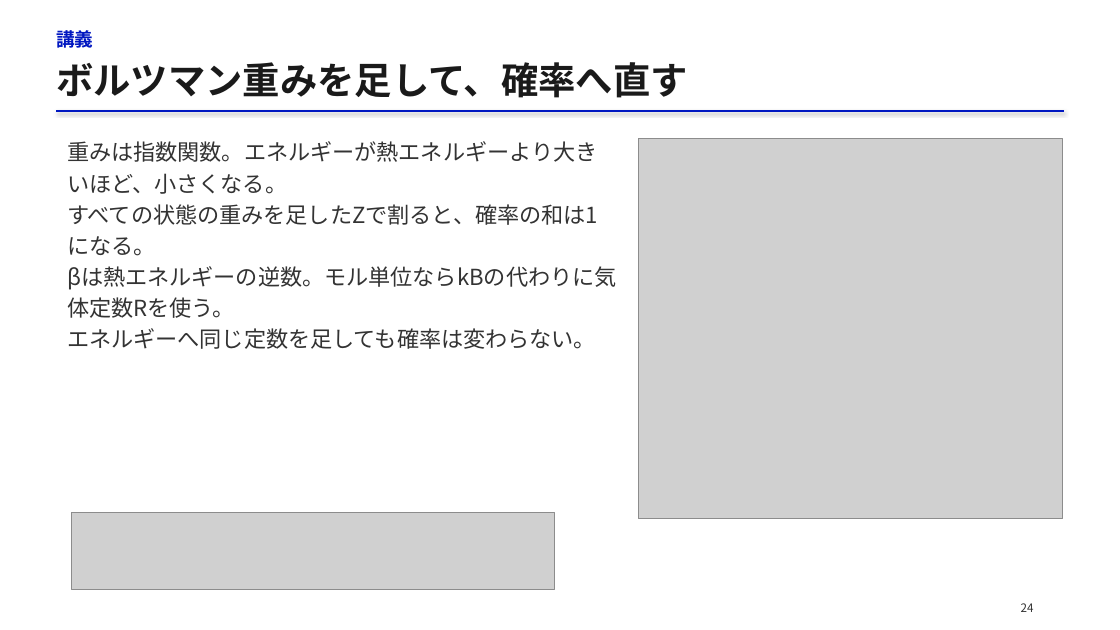
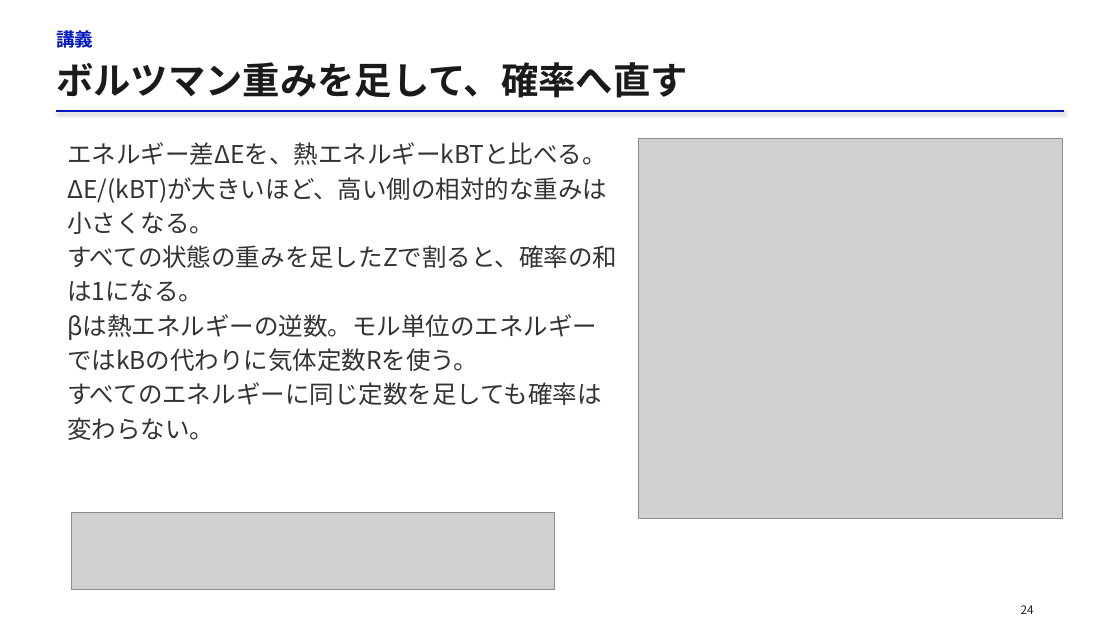
Before and after one commit to matsunagalab/lecture_bioinfo, a slide deck: slide 24 of 09_分子の相互作用と構造の安定性/09_分子の相互作用と構造の安定性.pptx. Drawn at 1120x630 pixels with LibreOffice and Linux fonts; fonts in the diff are those of the drawing; grey boxes stand for pictures. Boxes give left, top, right and bottom in pixels: in the first picture for what was removed or moved away, otherwise in the second. Text is boxed around its words. In the diff, an @@ line names an element or a change of style, - is before the commit and + after.

```diff
--- a/09_分子の相互作用と構造の安定性/09_分子の相互作用と構造の安定性.pptx
+++ b/09_分子の相互作用と構造の安定性/09_分子の相互作用と構造の安定性.pptx
@@ text at (x1=67, y1=142, x2=607, y2=234): text changed; size 19 to 21 pt @@
-重みは指数関数。エネルギーが熱エネルギーより大きいほど、小さくなる。
+エネルギー差ΔEを、熱エネルギーkBTと比べる。ΔE/(kBT)が大きいほど、高い側の相対的な重みは小さくなる。
@@ text at (x1=67, y1=245, x2=617, y2=302): size 19 to 21 pt in "すべての状態の重みを足したZで割ると、確率の和は1になる。"; line spacing 26.6pt to 29.4pt @@
@@ text at (x1=67, y1=314, x2=601, y2=440): text changed; size 19 to 21 pt @@
-βは熱エネルギーの逆数。モル単位ならkBの代わりに気体定数Rを使う。
-エネルギーへ同じ定数を足しても確率は変わらない。
+βは熱エネルギーの逆数。モル単位のエネルギーではkBの代わりに気体定数Rを使う。
+すべてのエネルギーに同じ定数を足しても確率は変わらない。
@@ text "24" at (x1=1021, y1=605, x2=1034, y2=614): text colour #333333 to #202020 @@
```
Also in this commit, not shown: 51 other slides changed, 2 slides added, 2 slides removed, 2 other files.
